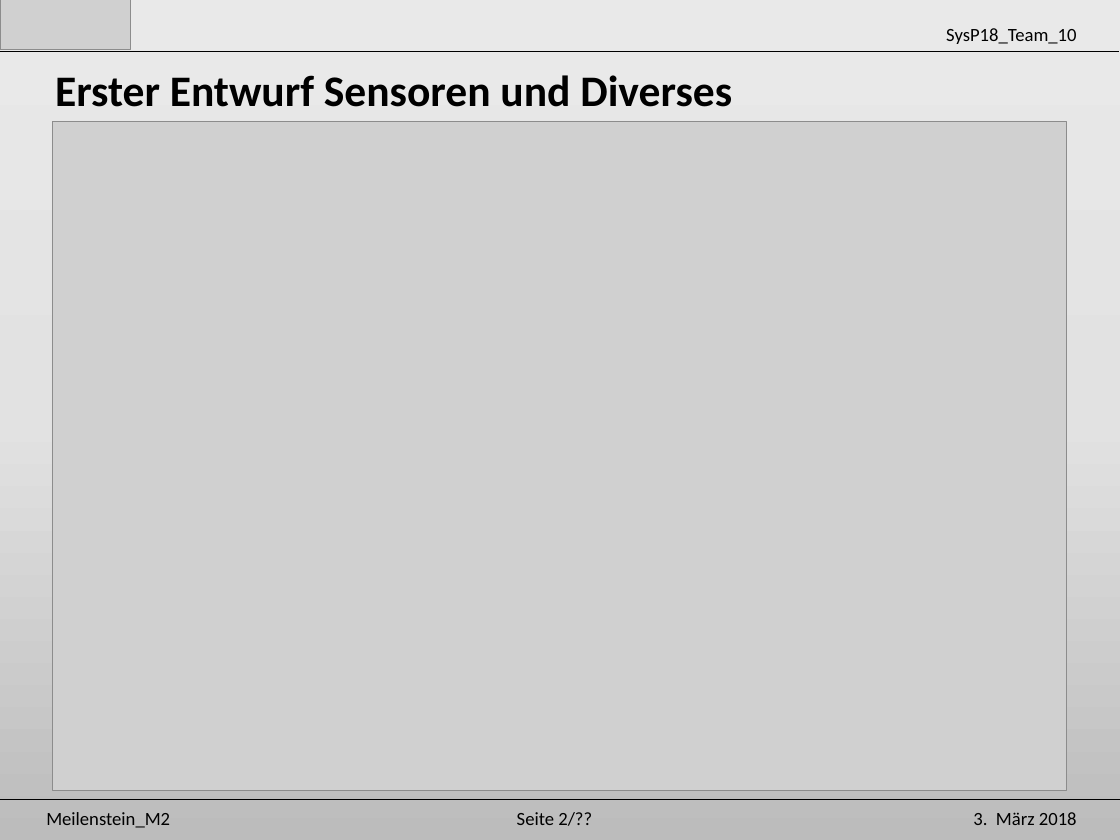
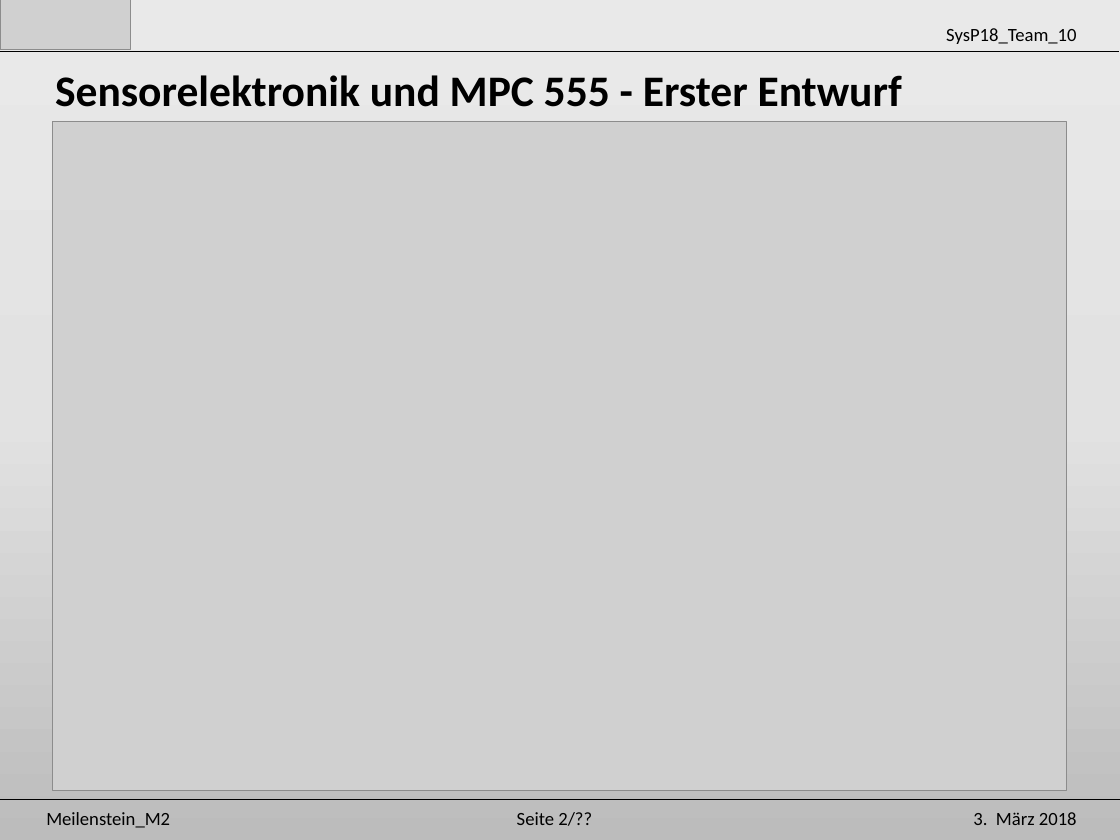
Before and after one commit to Unaqwyn/SysP18_1cv, a slide deck: slide 7 of 01_Organisation/02_Meilensteine/m2/Praesentation_m2.pptx (slide 6 before the commit). Drawn at 1120x840 pixels with LibreOffice and Linux fonts; fonts in the diff are those of the drawing; grey boxes stand for pictures. Boxes give left, top, right and bottom in pixels: in the first picture for what was removed or moved away, otherwise in the second. Text is boxed around its words. In the diff, an @@ line names an element or a change of style, - is before the commit and + after.

```diff
--- a/01_Organisation/02_Meilensteine/m2/Praesentation_m2.pptx
+++ b/01_Organisation/02_Meilensteine/m2/Praesentation_m2.pptx
@@ text at (55,75,902,107): text changed @@
-Erster Entwurf Sensoren und Diverses
+Sensorelektronik und MPC 555 - Erster Entwurf
```
Also in this commit, not shown: 11 other slides changed.
